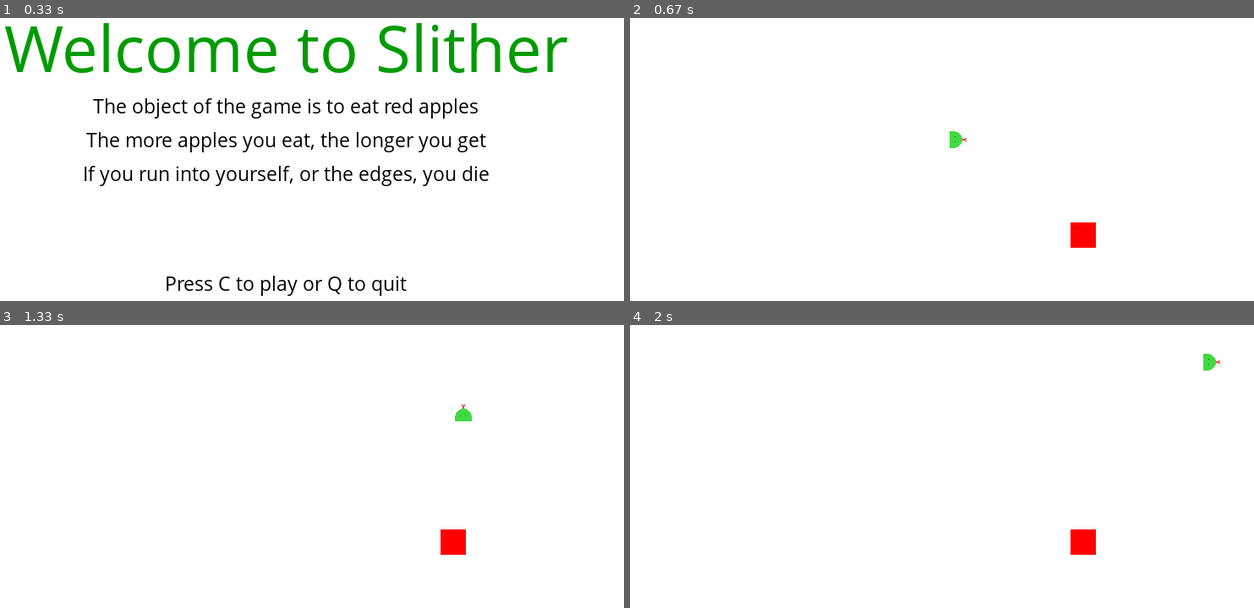
Above: before the commit, frames 1-4 (two rows, left to right).
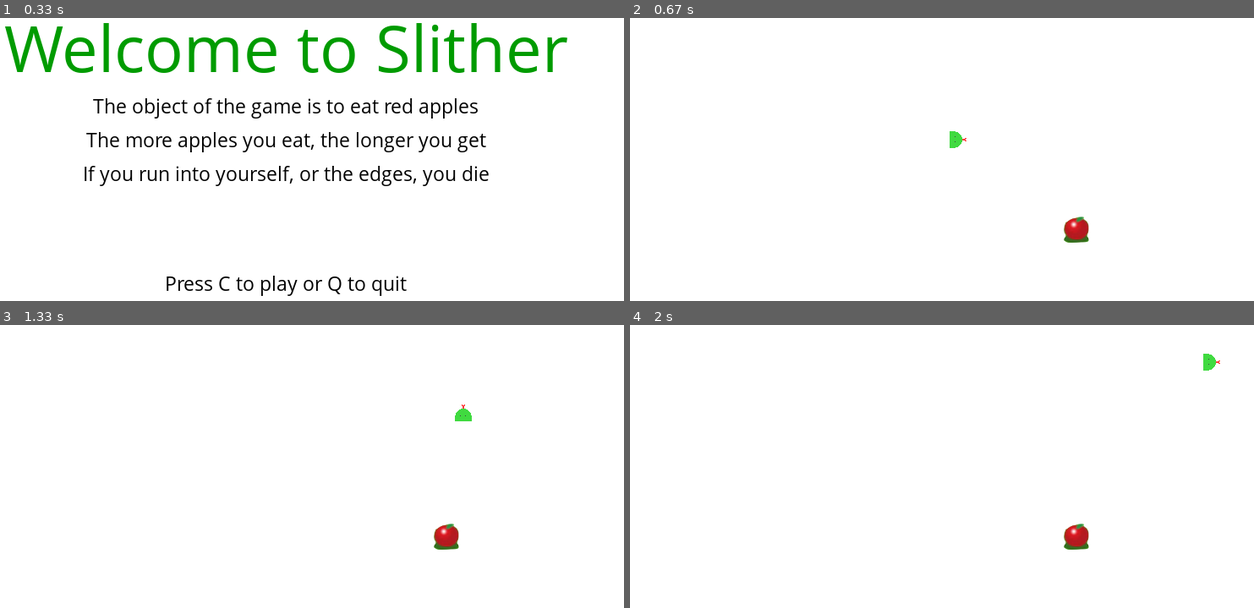
Above: after the commit, the same moments.

Repository: Ansonlinkj/Snake
Game: pygame game, started from Snake.py
The game is run twice, just before and just after one commit, with the same random seed, the same clock (stepped at 60 frames per second) and the same inputs.
Inputs (mouse positions are in pixels of both pictures, inside the frame that each line leads up to):
- Up to frame 1 (0.33 s): no input
- Up to frame 2 (0.67 s): tap C at 0.33 s
- Up to frame 3 (1.33 s): hold Right 0.67-1.13 s; move the mouse to (305, 588) at 0.7 s; hold Up from 1.17 s (still down)
- Up to frame 4 (2 s): release Up at 1.47 s; hold Right 1.5-1.97 s

Frame 1 is identical in both runs. In frame 2, 0.5% of the frame differs, in the area x 69-75%, y 70-82%; in frame 3, 0.5%; in frame 4, 0.5%.

Commit message:
Create apple image and icon

Diff:
--- a/Snake.py
+++ b/Snake.py
@@ -21,12 +21,19 @@
 ##pygame.display.update(): update the whole surface(if no parameter)
 ##alternative method: pygame.display.flip(): upgrade the whole surface like a flipbook
 pygame.display.set_caption('Slither')
+
+#set icon
+icon = pygame.image.load('Apple.png')
+pygame.display.set_icon(icon)
+
 pygame.display.update()
 
 img = pygame.image.load('Snakehead2.png')
+appleimg = pygame.image.load('Apple.png')
 
 AppleThickness = 30
 block_size = 20
+
 FPS = 15
 direction = "right"
 
@@ -138,8 +145,8 @@
     snakeList = []
     snakeLength = 1
     # Random Location of apples
-    randAppleX = round(random.randrange(0, display_width-block_size))#/10.0)*10.0
-    randAppleY = round(random.randrange(0, display_height-block_size))#/10.0)*10.0
+    randAppleX = round(random.randrange(0, display_width-AppleThickness))#/10.0)*10.0
+    randAppleY = round(random.randrange(0, display_height-AppleThickness))#/10.0)*10.0
 
     while not gameExit:
         #game over functionality
@@ -244,9 +251,9 @@
 
 
         #pygane.draw.rect(#screen, #color, #[coordinateX, coordianateY, width, length]
-        pygame.draw.rect(gameDisplay, red, [randAppleX, randAppleY, AppleThickness, AppleThickness])
-
-
+        #pygame.draw.rect(gameDisplay, red, [randAppleX, randAppleY, AppleThickness, AppleThickness])
+
+        gameDisplay.blit(appleimg,(randAppleX, randAppleY))
 
         snakeHead = []
         snakeHead.append(lead_x)
@@ -273,12 +280,12 @@
         #if cross over or say "apple be eaten"
         if lead_x > randAppleX and lead_x < randAppleX + AppleThickness or lead_x + block_size > randAppleX and lead_x + block_size <randAppleX + AppleThickness:
             if lead_y > randAppleY and lead_y <randAppleY + AppleThickness:
-                randAppleX = round(random.randrange(0, display_width-block_size))#/10.0)*10.0
-                randAppleY = round(random.randrange(0, display_height-block_size))#/10.0)*10.0
+                randAppleX = round(random.randrange(0, display_width-AppleThickness))#/10.0)*10.0
+                randAppleY = round(random.randrange(0, display_height-AppleThickness))#/10.0)*10.0
                 snakeLength += 1
             elif lead_y + block_size > randAppleY and lead_y + block_size <randAppleY + AppleThickness:
-                randAppleX = round(random.randrange(0, display_width-block_size))#/10.0)*10.0
-                randAppleY = round(random.randrange(0, display_height-block_size))#/10.0)*10.0
+                randAppleX = round(random.randrange(0, display_width-AppleThickness))#/10.0)*10.0
+                randAppleY = round(random.randrange(0, display_height-AppleThickness))#/10.0)*10.0
                 snakeLength += 1
 
         clock.tick(FPS)
Binary file added: Apple.png
